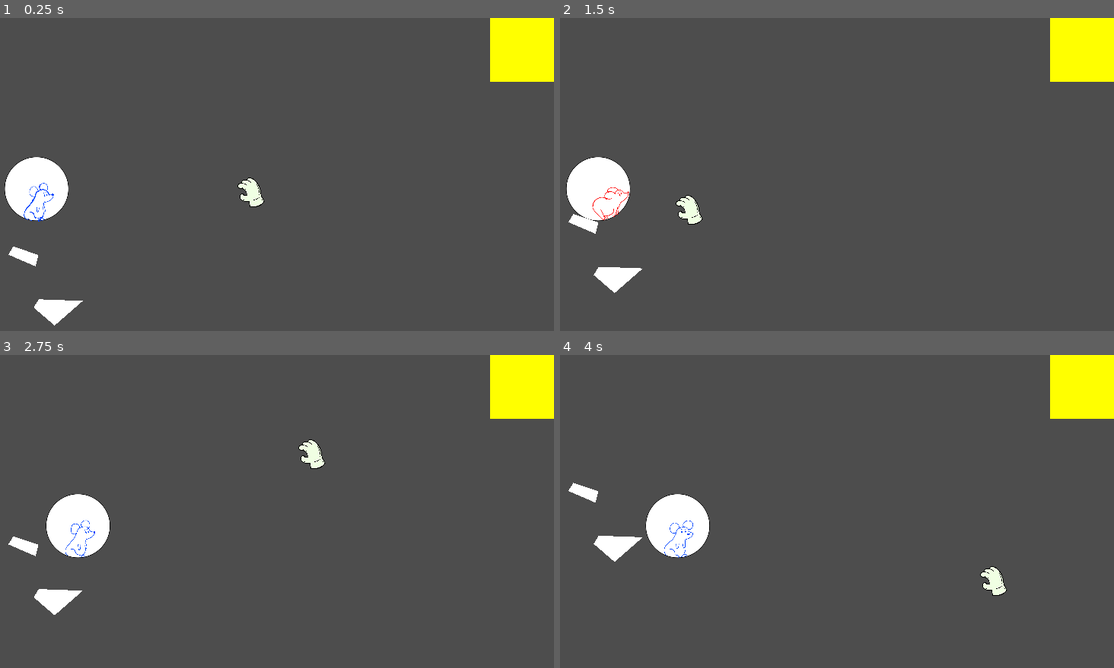
Above: before the commit, frames 1-4 (two rows, left to right).
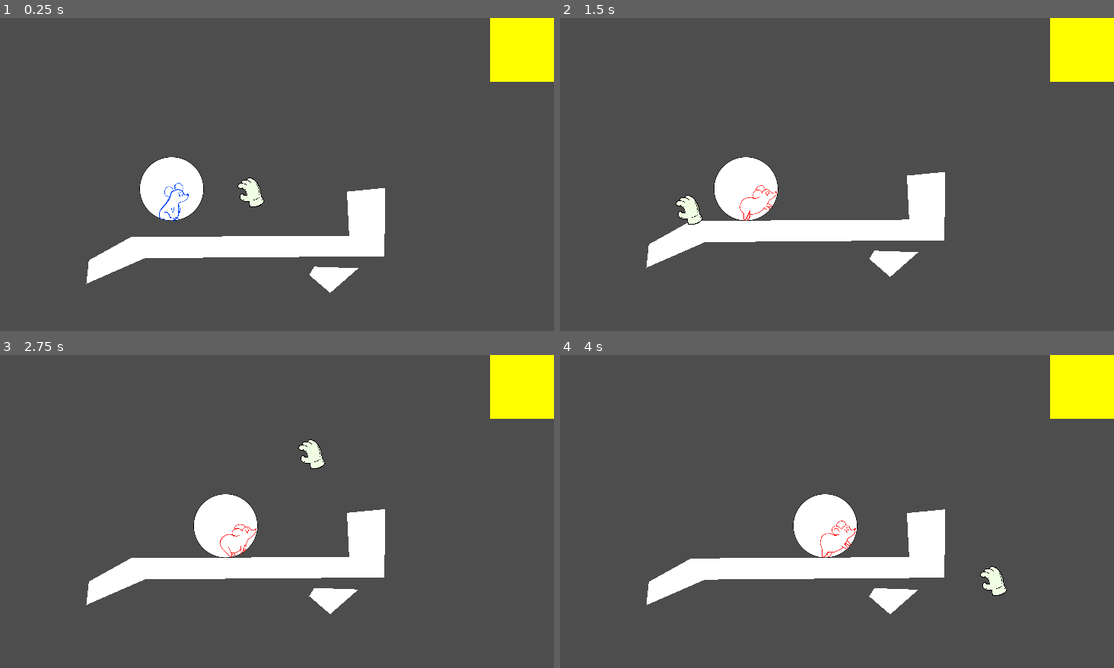
Above: after the commit, the same moments.

Repository: SlugFiller/ggj2025
Game: Godot game, scene res://game.tscn
Same seed, same stepped clock (60 frames per second), same inputs: the game is played once before the commit and once after it. The project has no main scene, so this scene is started directly.
Inputs (mouse positions are in pixels of both pictures, inside the frame that each line leads up to):
- Up to frame 1 (0.25 s): no input
- Up to frame 2 (1.5 s): move the mouse to (942, 171) at 0.52 s; click (942, 171) at 0.67 s; move the mouse to (687, 205) at 1.27 s; click (687, 205) at 1.42 s
- Up to frame 3 (2.75 s): move the mouse to (310, 452) at 2.02 s; click (310, 452) at 2.17 s
- Up to frame 4 (4 s): move the mouse to (781, 592) at 2.77 s; click (781, 592) at 2.92 s; move the mouse to (992, 577) at 3.52 s; click (992, 577) at 3.67 s

The runs differ from the first frame. In frame 1, 9.4% of the frame differs, in the area x 0-70%, y 44-99%; in frame 2, 9.4%; in frame 3, 9.4%, in the area x 1-70%, y 44-84%; in frame 4, 9.4%.

Commit message:
Mouse movement adjustment

Diff:
--- a/game.tscn
+++ b/game.tscn
@@ -458,7 +458,8 @@
 [node name="Node2D" type="Node2D"]
 
 [node name="Mouse" type="CharacterBody2D" parent="."]
-position = Vector2(288, -101)
+position = Vector2(714, 85)
+floor_snap_length = 20.0
 script = ExtResource("1_deb8d")
 
 [node name="sprite" type="AnimatedSprite2D" parent="Mouse"]
@@ -470,16 +471,16 @@
 shape = SubResource("CircleShape2D_cx7wd")
 
 [node name="StaticBody2D" type="StaticBody2D" parent="."]
-position = Vector2(239, 70)
+position = Vector2(509, 120)
+
+[node name="Polygon2D" type="Polygon2D" parent="StaticBody2D"]
+polygon = PackedVector2Array(-56, 194, 77, 120, 765, 116, 758, -23, 879, -35, 876, 181, 121, 187, -64, 268)
 
 [node name="CollisionPolygon2D" type="CollisionPolygon2D" parent="StaticBody2D"]
-polygon = PackedVector2Array(-24, 14, 55, 41, 46, 77, -40, 40)
-
-[node name="Polygon2D" type="Polygon2D" parent="StaticBody2D"]
-polygon = PackedVector2Array(-24, 14, 55, 41, 46, 77, -40, 40)
+polygon = PackedVector2Array(-56, 194, 77, 120, 765, 116, 758, -23, 879, -35, 876, 181, 121, 187, -64, 268)
 
 [node name="StaticBody2D2" type="StaticBody2D" parent="."]
-position = Vector2(319, 237)
+position = Vector2(1188, 320)
 
 [node name="CollisionPolygon2D" type="CollisionPolygon2D" parent="StaticBody2D2"]
 polygon = PackedVector2Array(-24, 14, 115, 19, 26, 97, -40, 40)
--- a/scripts/mouse.gd
+++ b/scripts/mouse.gd
@@ -9,6 +9,8 @@
 @export var direction: MouseDir = MouseDir.RIGHT
 
 const RUN_SPEED := 100.0
+const RUN_SPEED_DOWNSLOPE := 150.0
+const SLOPE_SPEED := 10.0
 const MIN_RUN_SPEED := 1.0
 const GRAVITY := 100.0
 const MAX_FALL := 500.0
@@ -19,12 +21,17 @@
 
 func _physics_process(delta: float) -> void:
 	var use_run_animation := true
+	var floor_move := false
 	if is_on_floor():
+		var speed := RUN_SPEED
+		if get_real_velocity().y > SLOPE_SPEED:
+			speed = RUN_SPEED_DOWNSLOPE
+		floor_move = true
 		match self.direction:
 			MouseDir.LEFT:
-				self.velocity.x = -RUN_SPEED
+				self.velocity.x = -speed
 			MouseDir.RIGHT:
-				self.velocity.x = RUN_SPEED
+				self.velocity.x = speed
 		self.velocity.y = 0
 	else:
 		self.velocity.y += GRAVITY * delta
@@ -32,11 +39,23 @@
 			self.velocity.y = MAX_FALL
 		use_run_animation = false
 	move_and_slide()
-	if use_run_animation && abs(get_real_velocity().x) < MIN_RUN_SPEED:
+	var x_dir := get_real_velocity().x
+	if x_dir < -MIN_RUN_SPEED:
+		self.direction = MouseDir.LEFT
+	elif x_dir > MIN_RUN_SPEED:
+		self.direction = MouseDir.RIGHT
+	else:
 		use_run_animation = false
+		if floor_move:
+			match self.direction:
+				MouseDir.LEFT:
+					self.direction = MouseDir.RIGHT
+				MouseDir.RIGHT:
+					self.direction = MouseDir.LEFT
 	if use_run_animation:
 		if sprite.animation != "run":
 			sprite.play("run")
 	else:
 		if sprite.animation != "idle":
 			sprite.play("idle")
+	sprite.flip_h = self.direction == MouseDir.LEFT
